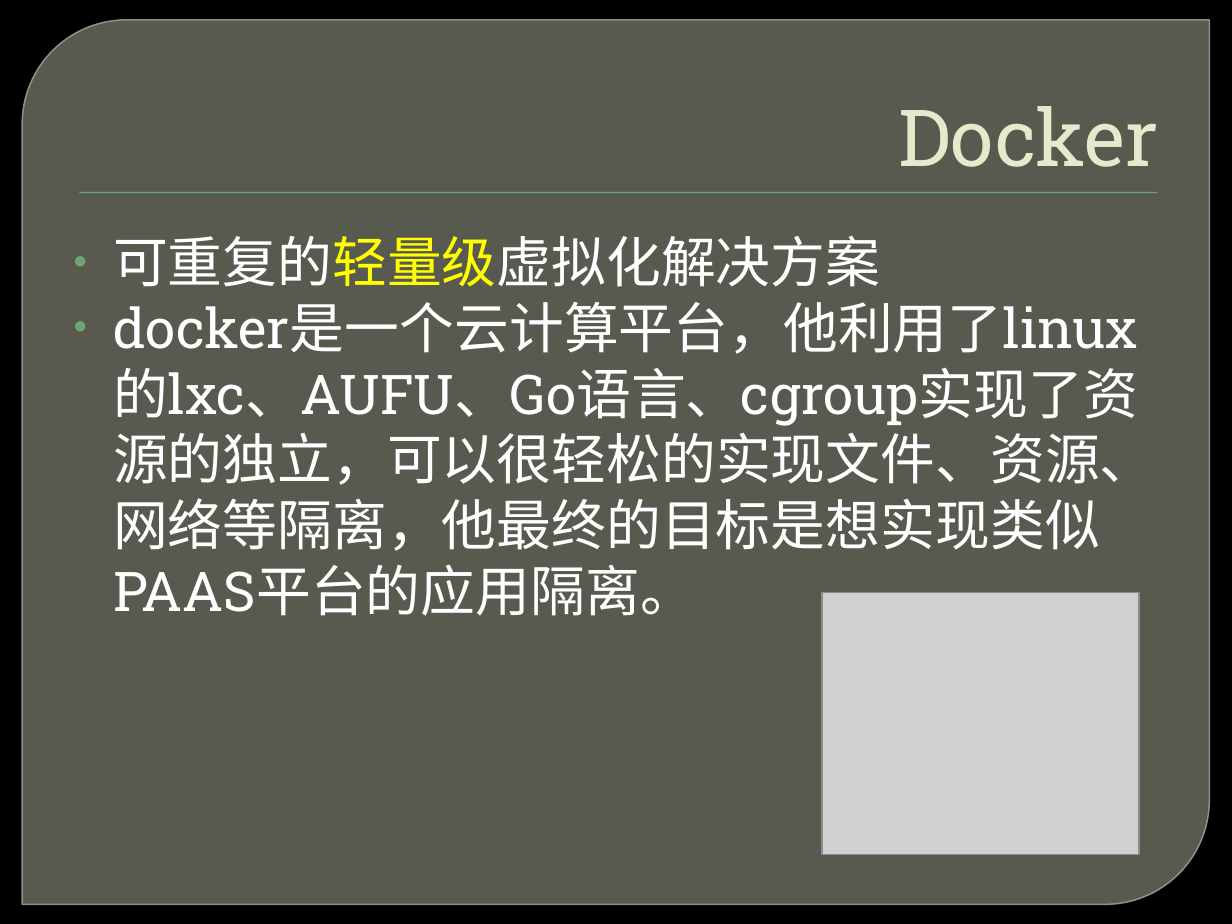
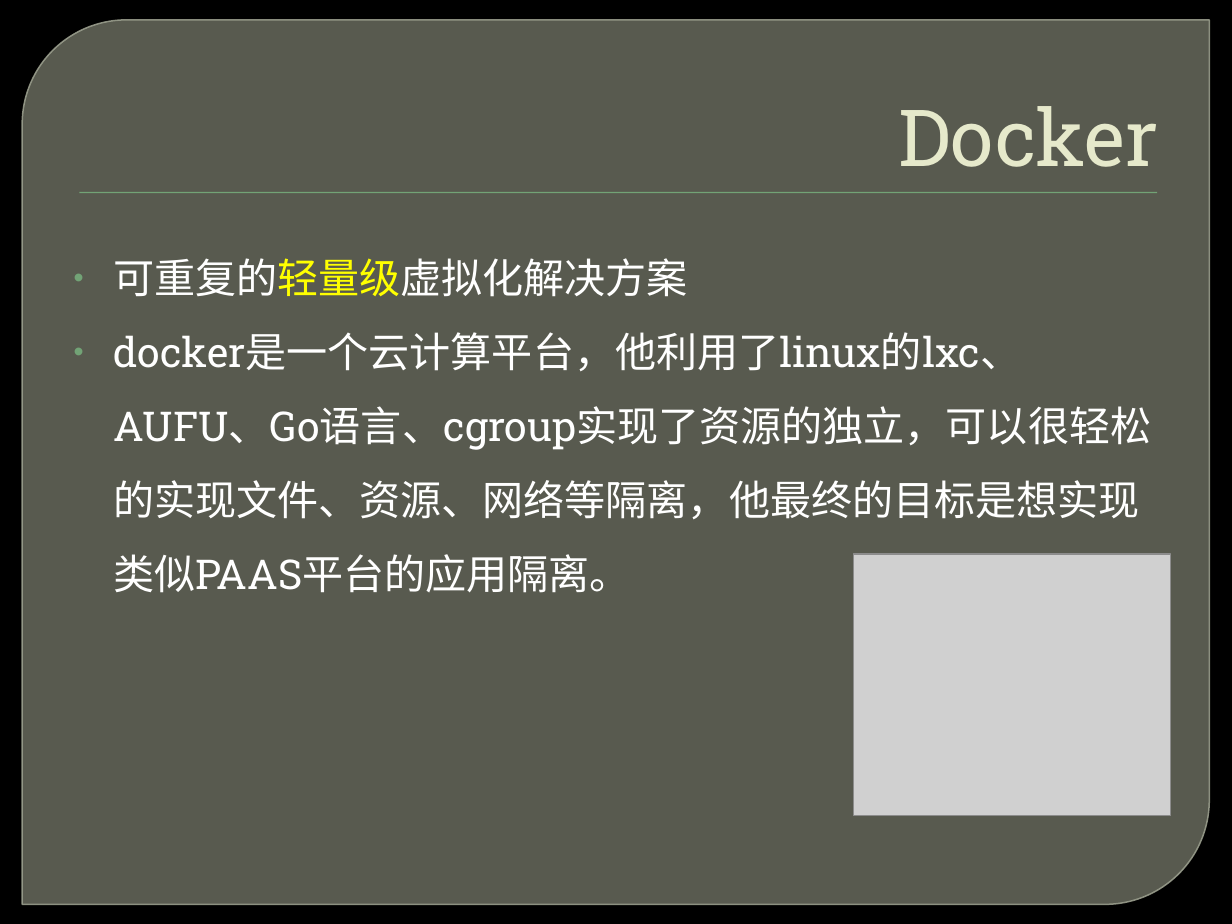
Before and after one commit to ghj1976/lecture, a slide deck: slide 29 of golang简介/Golang介绍.pptx. Drawn at 1232x924 pixels with LibreOffice and Linux fonts; fonts in the diff are those of the drawing; grey boxes stand for pictures; background and template pictures are left out. Boxes give left, top, right and bottom in pixels: in the first picture for what was removed or moved away, otherwise in the second. Text is boxed around its words. In the diff, an @@ line names an element or a change of style, - is before the commit and + after.

```diff
--- a/golang简介/Golang介绍.pptx
+++ b/golang简介/Golang介绍.pptx
@@ text "可重复的轻量级虚拟化解决方案" at (x1=113, y1=258, x2=1151, y2=593): size 32 to 24 pt; line spacing 1 to 1.5 @@
@@ picture moved from (x1=822, y1=593, x2=1138, y2=854) to (x1=854, y1=554, x2=1170, y2=816) @@
```
Also in this commit, not shown: 26 other slides changed, 4 slides added, 2 slides removed.
